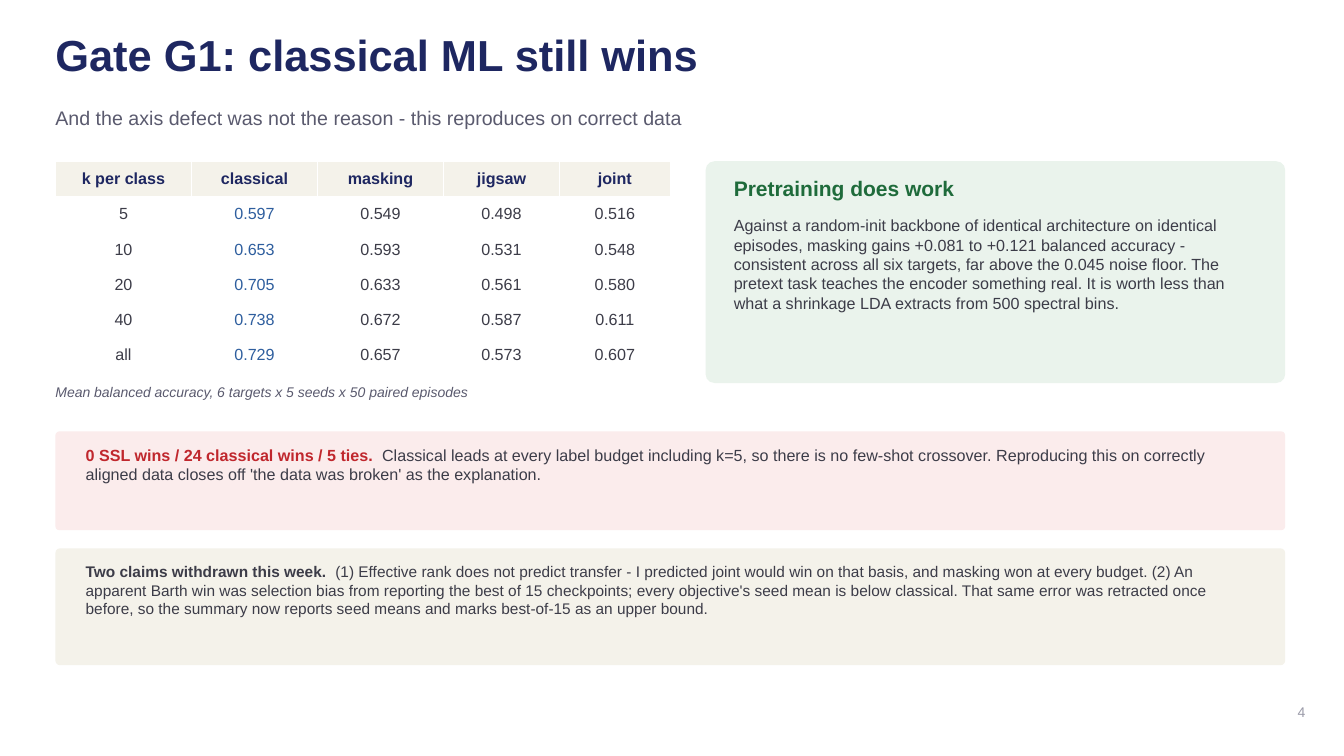
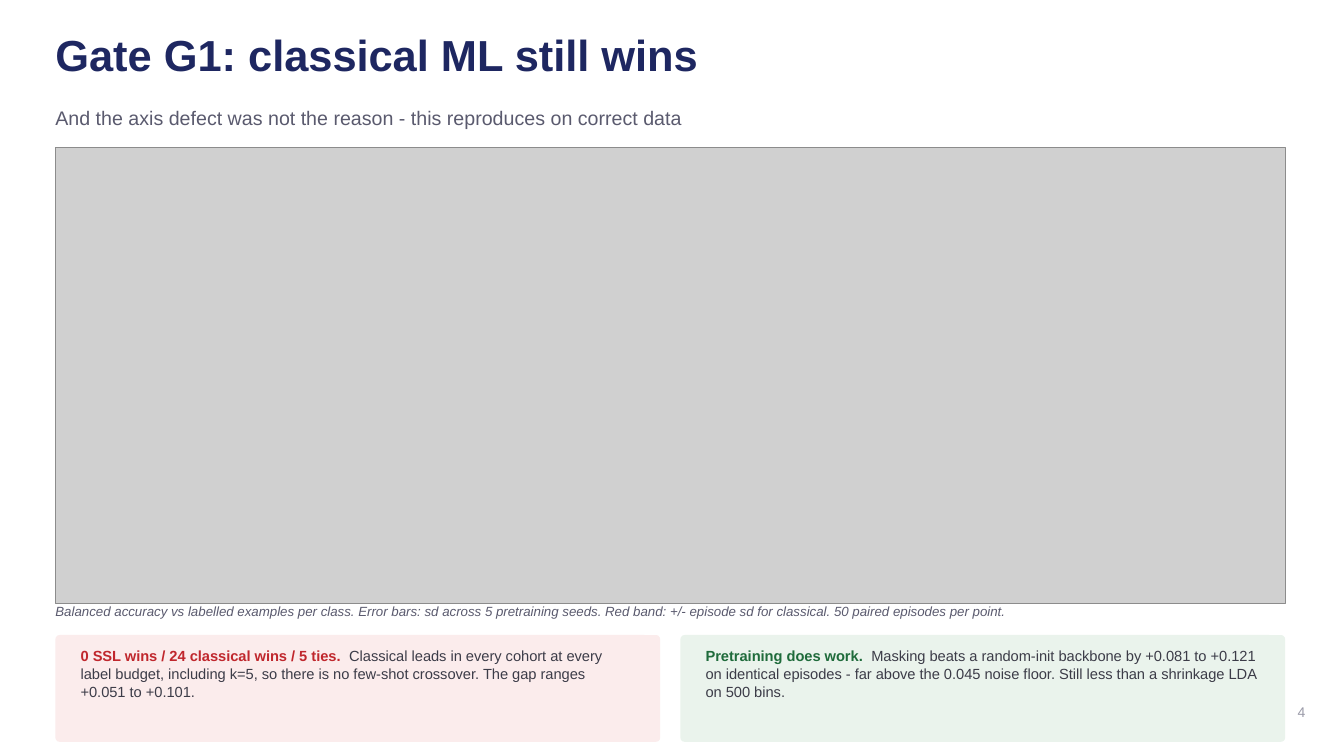
Before and after one commit to rama21094/NMR-Metabolomics-Foundational-Model, a slide deck: slide 4 of docs/Weekly_Update_2026-09-18.pptx. Drawn at 1344x756 pixels with LibreOffice and Linux fonts; fonts in the diff are those of the drawing; grey boxes stand for pictures. Boxes give left, top, right and bottom in pixels: in the first picture for what was removed or moved away, otherwise in the second. Text is boxed around its words. In the diff, an @@ line names an element or a change of style, - is before the commit and + after.

```diff
--- a/docs/Weekly_Update_2026-09-18.pptx
+++ b/docs/Weekly_Update_2026-09-18.pptx
@@ picture added at bbox=[55, 147, 1286, 604] @@
@@ table removed at bbox=[55, 161, 670, 373], 6 rows, 5 columns @@
-k per class | classical | masking | jigsaw | joint
-5 | 0.597 | 0.549 | 0.498 | 0.516
-10 | 0.653 | 0.593 | 0.531 | 0.548
-20 | 0.705 | 0.633 | 0.561 | 0.580
-40 | 0.738 | 0.672 | 0.587 | 0.611
-all | 0.729 | 0.657 | 0.573 | 0.607
@@ text removed at bbox=[734, 180, 954, 200] @@
-Pretraining does work
@@ text removed at bbox=[734, 219, 1224, 313] @@
-Against a random-init backbone of identical architecture on identical episodes, masking gains +0.081 to +0.121 balanced accuracy - consistent across all six targets, far above the 0.045 noise floor. The pretext task teaches the encoder something real. It is worth less than what a shrinkage LDA extracts from 500 spectral bins.
@@ rounded rectangle removed at bbox=[55, 432, 1286, 530] @@
@@ rounded rectangle removed at bbox=[55, 548, 1286, 665] @@
@@ text removed at bbox=[86, 566, 1206, 617] @@
-Two claims withdrawn this week. (1) Effective rank does not predict transfer - I predicted joint would win on that basis, and masking won at every budget. (2) An apparent Barth win was selection bias from reporting the best of 15 checkpoints; every objective's seed mean is below classical. That same error was retracted once before, so the summary now reports seed means and marks best-of-15 as an upper bound.
@@ text at bbox=[55, 606, 1005, 619]: text changed; size 10 to 9.5 pt @@
-Mean balanced accuracy, 6 targets x 5 seeds x 50 paired episodes
+Balanced accuracy vs labelled examples per class. Error bars: sd across 5 pretraining seeds. Red band: +/- episode sd for classical. 50 paired episodes per point.
@@ rounded rectangle: place and size @@
-rounded rectangle at bbox=[706, 161, 1286, 383]
+rounded rectangle at bbox=[55, 635, 660, 742]
@@ rounded rectangle at bbox=[55, 635, 660, 742]: fill #EAF3EC to #FBECEC @@
@@ text at bbox=[81, 650, 603, 697]: text changed; size 11.5 to 10.5 pt @@
-0 SSL wins / 24 classical wins / 5 ties. Classical leads at every label budget including k=5, so there is no few-shot crossover. Reproducing this on correctly aligned data closes off 'the data was broken' as the explanation.
+0 SSL wins / 24 classical wins / 5 ties. Classical leads in every cohort at every label budget, including k=5, so there is no few-shot crossover. The gap ranges +0.051 to +0.101.
@@ rounded rectangle added at bbox=[681, 635, 1286, 742], fill #EAF3EC @@
@@ text added at bbox=[706, 650, 1257, 697], 10.5 pt, text #3C3C48 @@
+Pretraining does work. Masking beats a random-init backbone by +0.081 to +0.121 on identical episodes - far above the 0.045 noise floor. Still less than a shrinkage LDA on 500 bins.
```
Also in this commit, not shown: 1 other slide changed, 5 other files.
